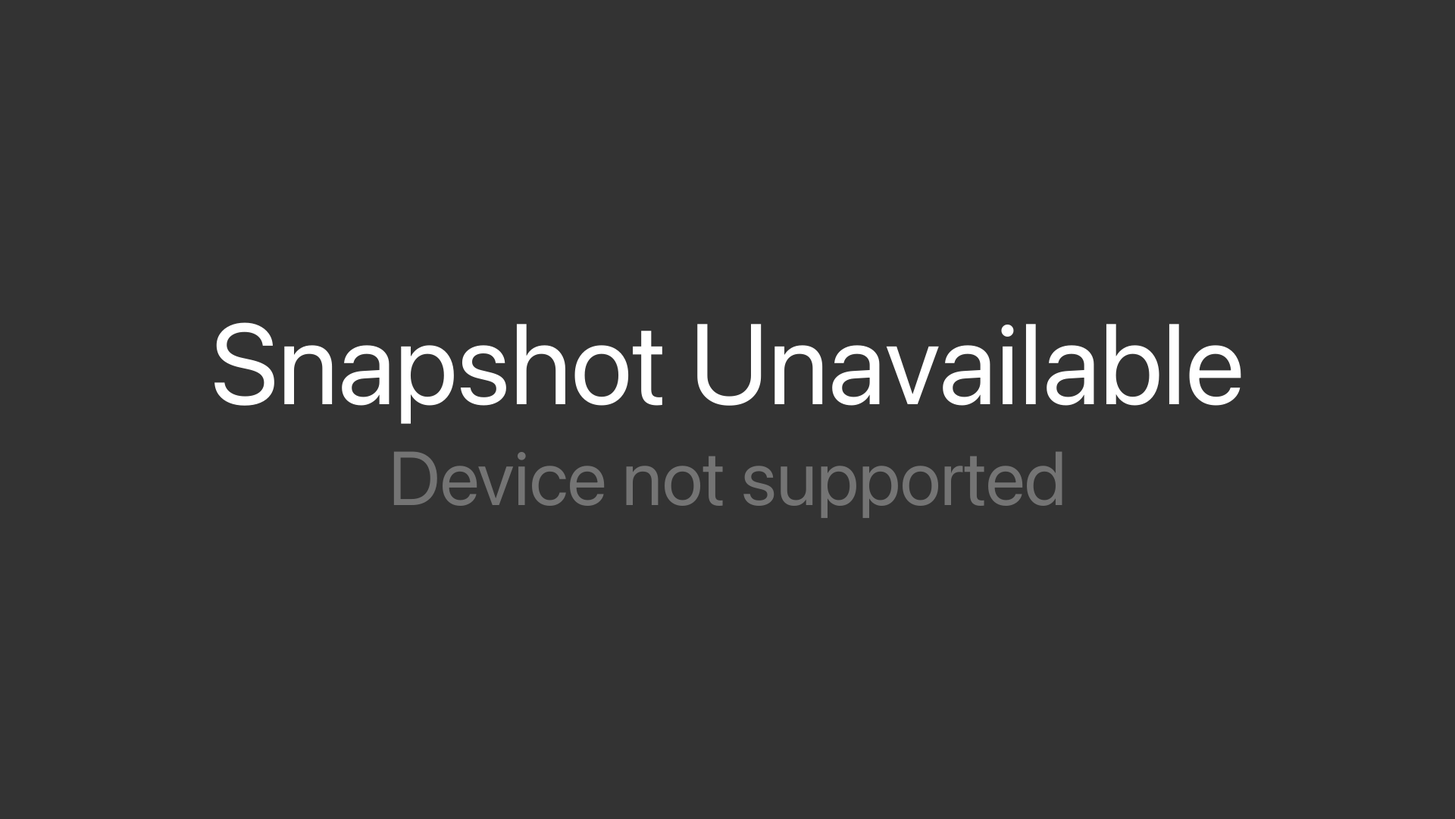
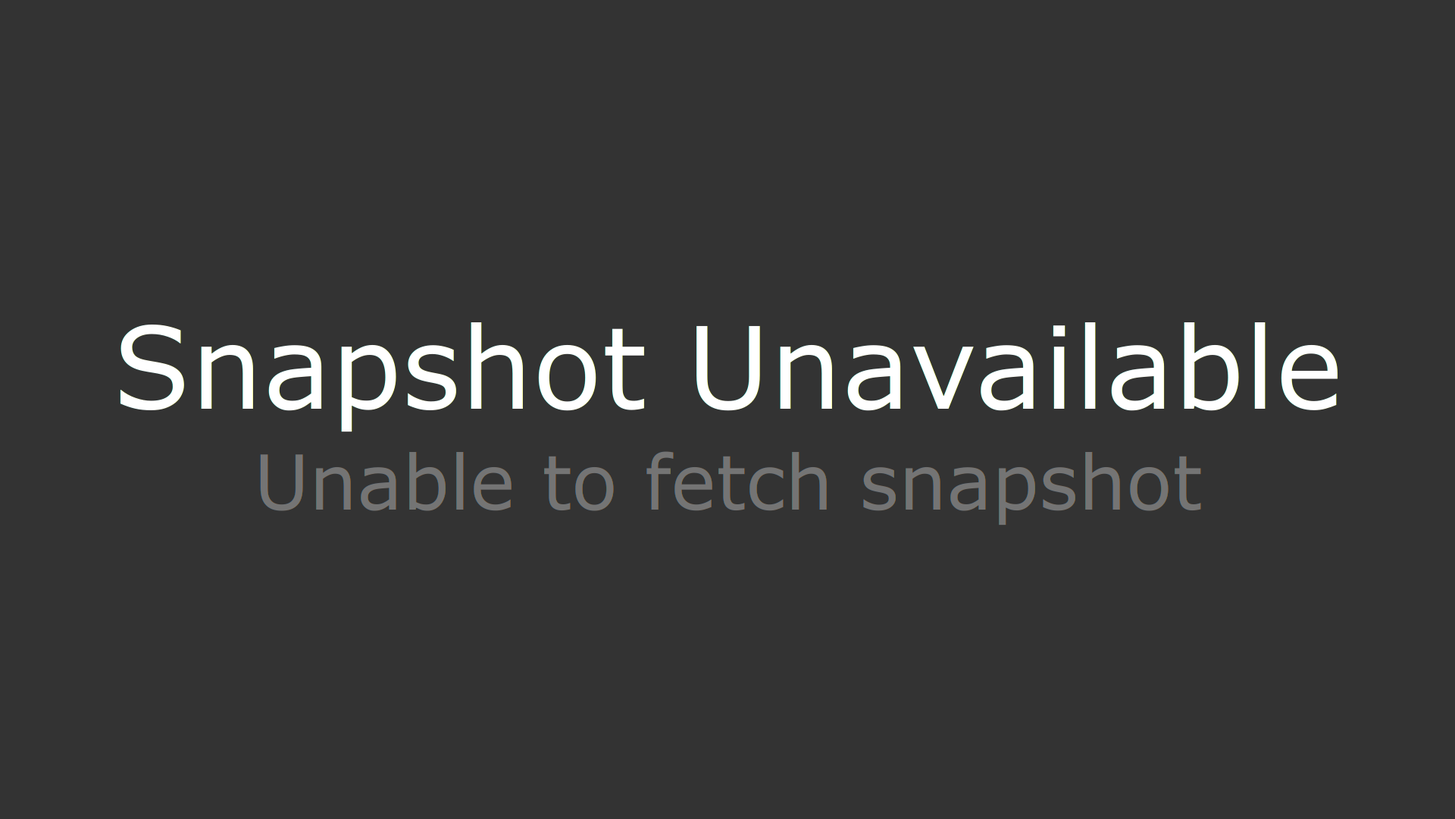
Layer changes from the first 1455 x 819 image to the second:
renamed "camera-offline.jpg" to "camera offline", hid it, moved it above "Snapshot Unavailable ...", painted on it over <box>119,322,1339,526</box>
painted on "Snapshot Unavailable ..." over <box>119,322,1339,526</box>
